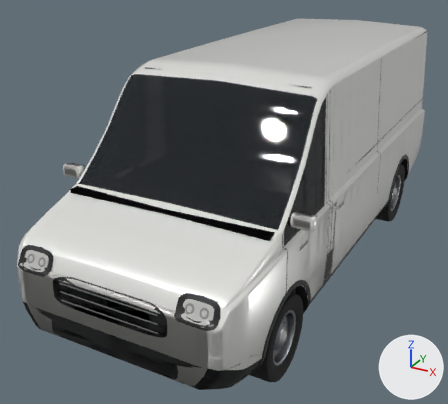
Two versions of the glTF model assets-src/models/vehicle/car_van.glb, one commit apart.
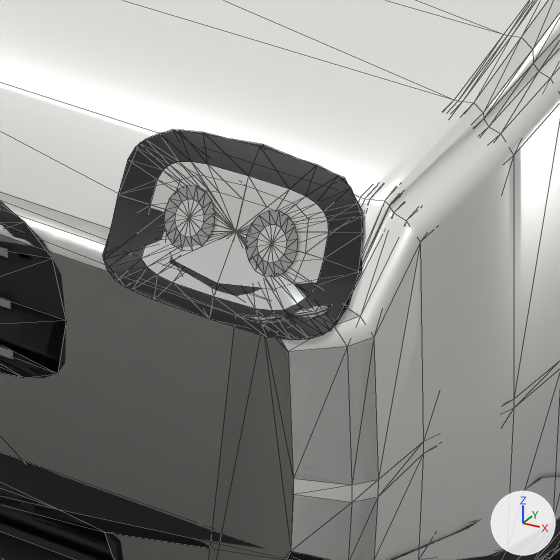
The first picture shows the older version from a camera (50 mm lens) standing at (2.48, -5.38, 3.26) and looking at (-0.33, -0.27, 0.7). The close-ups show the older and then the newer version on the part from 35% to 57% of the width and 67% to 92% of the height of that picture. Only the edits that show in the close-ups are written down. The axes (+X, +Y, +Z) are drawn at lower right. The lights are the same throughout. The close-ups show mesh edges as thin lines. Where no turn or scale is listed for an object, it has been applied to the vertices. Vertices at exactly the same position are counted once.

In view in the first close-up: 'body', 'body_lod1', 'lights_head', 'lights_head_lod1'.
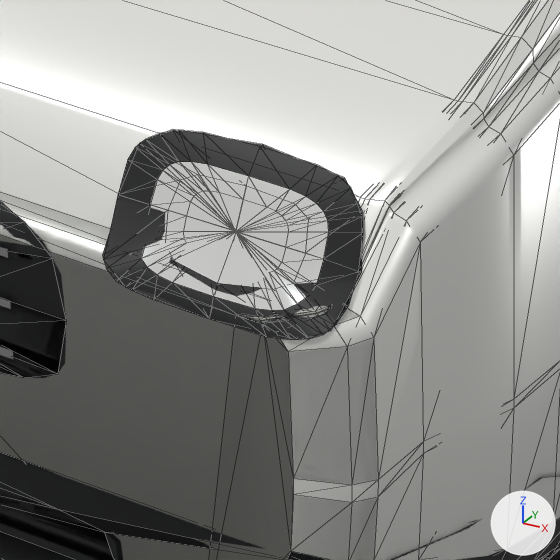
Changed parts and their boxes (x1, y1, x2, y2) in the close-ups (560 x 560 px):
'lights_head', reshaped
    both: (103, 130, 363, 340)
part 1 of me_lights_head, cut back
    before: (141, 180, 298, 310)
    after: (141, 180, 297, 310)

What the commit changed:
Material 'light_head' (mat_light_head) changes colour from light grey #b4bcc2 to light grey #c9d0d5; in linear values from (0.456, 0.503, 0.539) to (0.584, 0.631, 0.665).
In material 'light_head' (mat_light_head), roughness goes from 0.1 to 0.12.
me_lights_head is used by ob_lights_head; location (0.0, 0.0, 0.0).
me_lights_head had 302 vertices, 472 faces and spanned x -0.86..0.86, y -2.56..-2.44, z 0.92..1.08.
me_lights_head no longer uses material mat_chrome (light grey #d8d8d8).
me_lights_head now has 170 vertices, 280 faces and spans x -0.86..0.86, y -2.56..-2.44, z 0.92..1.08.
Part 1, on me_lights_head:
66 vertices are removed from x 0.61..0.78, y -2.52..-2.48, z 0.97..1.04.
120 faces are deleted.
1 vertex moves within x 0.74, y -2.51, z 0.97.
24 new faces join them, mat_light_head (light grey #c9d0d5, glowing grey #7c756a).
Other edits to the shape of me_lights_head do not show in these pictures.
